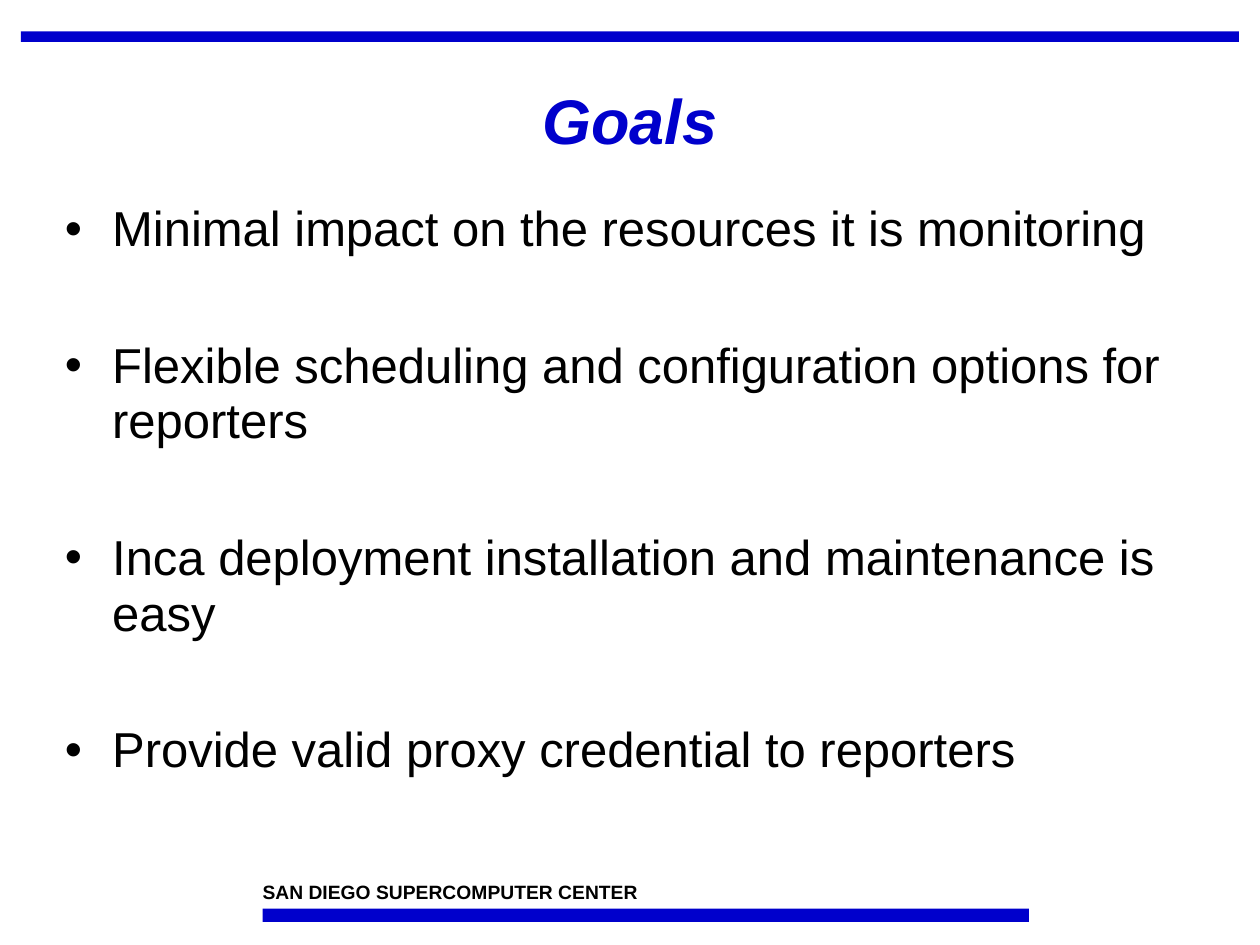
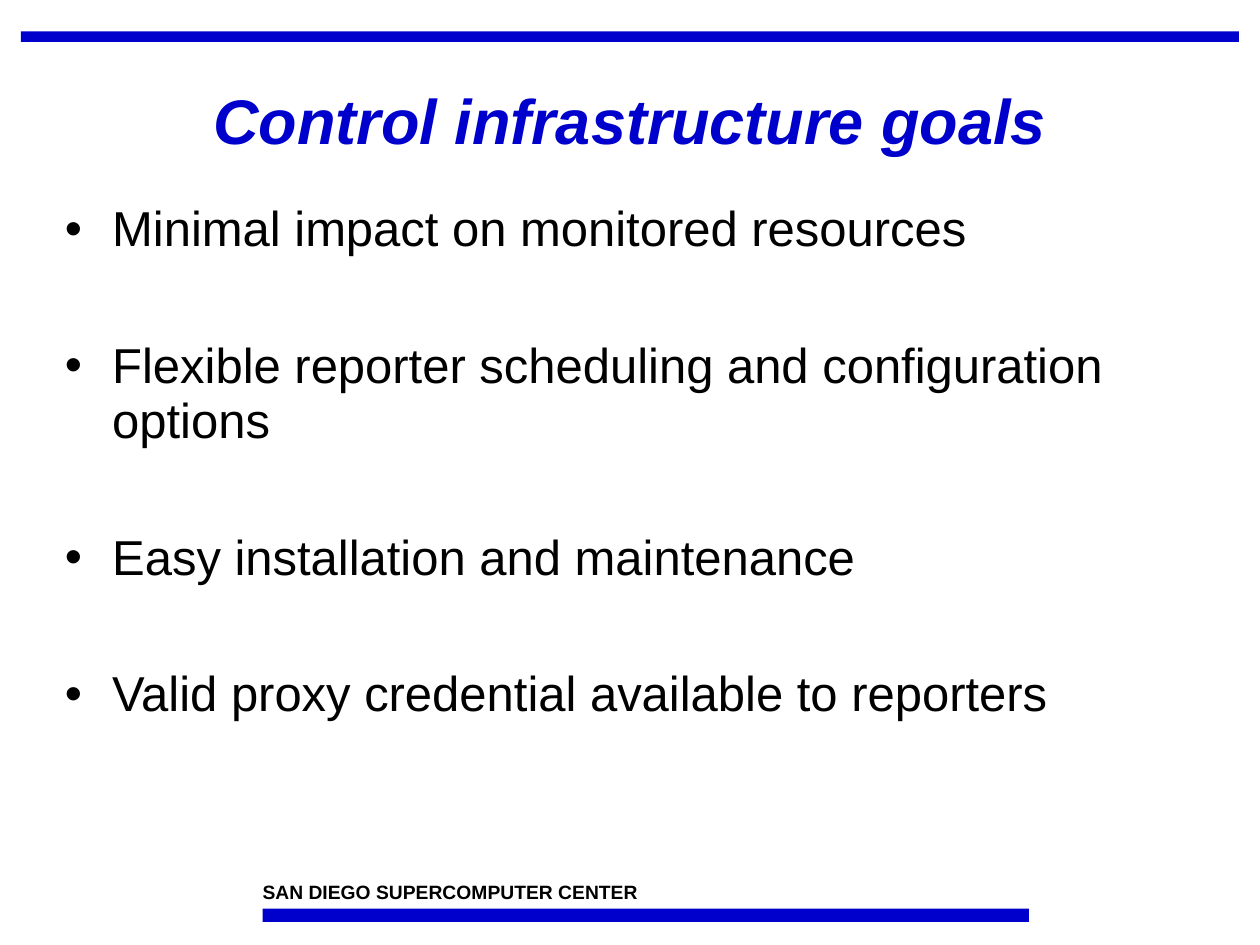
Before and after one commit to IncaProject/inca-xsede, a slide deck: slide 2 of talks/feb-06-workshop/control.ppt. Drawn at 1260x945 pixels with LibreOffice and Linux fonts; fonts in the diff are those of the drawing; background and template pictures are left out. Boxes give left, top, right and bottom in pixels: in the first picture for what was removed or moved away, otherwise in the second. Text is boxed around its words. In the diff, an @@ line names an element or a change of style, - is before the commit and + after.

```diff
--- a/talks/feb-06-workshop/control.ppt
+++ b/talks/feb-06-workshop/control.ppt
@@ title at box(213, 98, 1045, 156): text changed @@
-Goals
+Control infrastructure goals
@@ text at box(112, 210, 1102, 721): text changed @@
-• Minimal impact on the resources it is monitoring
-• Flexible scheduling and configuration options for reporters
-• Inca deployment installation and maintenance is easy
-• Provide valid proxy credential to reporters
+• Minimal impact on monitored resources
+• Flexible reporter scheduling and configuration options
+• Easy installation and maintenance
+• Valid proxy credential available to reporters
```
Also in this commit, not shown: 18 other slides changed, 1 slide added, 1 other file.
